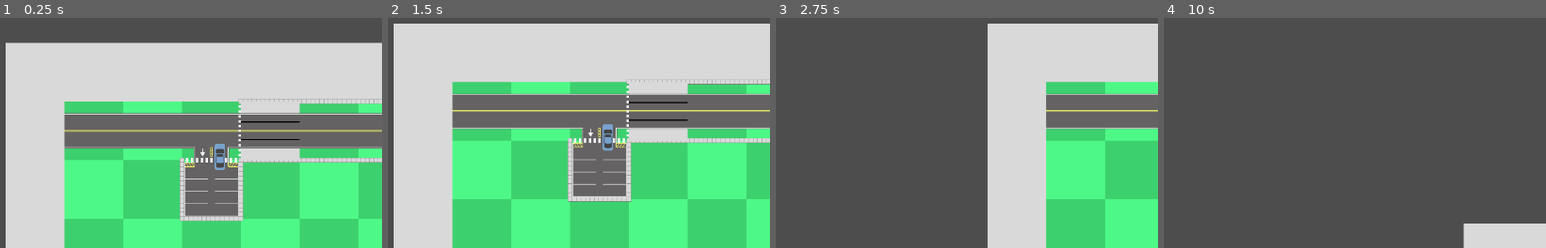
Above: before the commit, frames 1-4 (left to right).
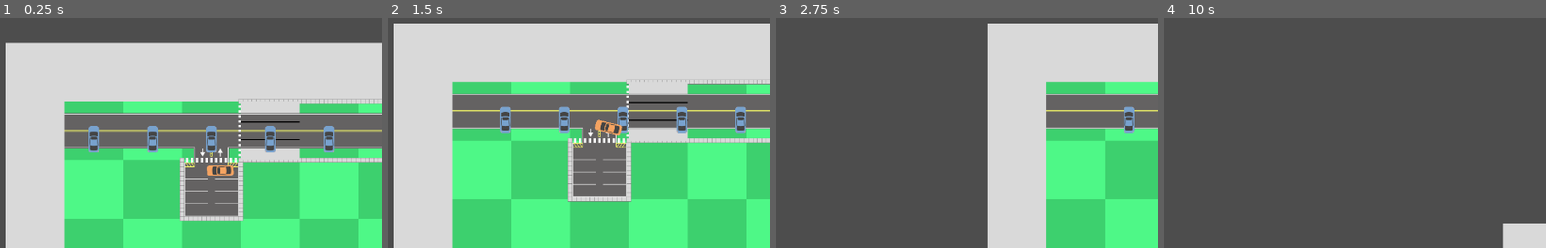
Above: after the commit, the same moments.

Repository: EricBroyles/TheCityPlannersDuelPrototype
Game: Godot game, scene res://Scenes/NavigationExperiment.tscn
The game is run twice, just before and just after one commit, with the same random seed, the same clock (stepped at 60 frames per second) and the same inputs. The project has no main scene, so this scene is started directly.
Inputs (mouse positions are in pixels of both pictures, inside the frame that each line leads up to):
- Up to frame 1 (0.25 s): no input
- Up to frame 2 (1.5 s): tap Enter at 0.5 s; move the mouse to (559, 22) at 0.52 s; tap Space at 0.6, 0.77, 1.07 s; click (559, 22) at 0.67 s; move the mouse to (outside the picture) at 1.27 s; tap S (move camera down) at 1.35 s; click (outside the picture) at 1.42 s
- Up to frame 3 (2.75 s): tap Space at 1.52, 1.55, 1.82, 2.3 s; move the mouse to (outside the picture) at 2.02 s; hold A (move camera left) from 2.03 s (still down); click (outside the picture) at 2.17 s
- Up to frame 4 (10 s): move the mouse to (outside the picture) at 2.77 s; release A (move camera left) at 2.78 s; tap D (move camera right) at 2.85 s; click (outside the picture) at 2.92 s; tap Space at 3.02, 3.05, 3.32, 3.5, 3.77, 3.8, 4.07, 4.52, 4.55, 4.82, 5.3, 5.75, 6.02, 6.05, 6.32, 6.77, 6.8, 7.07, 7.25, 7.52, 7.55, 7.82, 8.1, 9.02, 9.05, 9.32, 9.77, 9.8 s; move the mouse to (1397, 105) at 3.52 s; hold W (move camera up) 3.53-4.28 s; click (1397, 105) at 3.67 s; move the mouse to (outside the picture) at 4.27 s; tap Mouse wheel up (zoom camera in) at 4.35 s; click (outside the picture) at 4.42 s; tap Enter at 5, 6.5 s; move the mouse to (1206, 43) at 5.02 s; tap Mouse wheel down (zoom camera out) at 5.1 s; click (1206, 43) at 5.17 s; move the mouse to (outside the picture) at 5.77 s; tap R at 5.85 s; click (outside the picture) at 5.92 s; move the mouse to (1335, 22) at 6.52 s; tap T at 6.6 s; click (1335, 22) at 6.67 s; move the mouse to (outside the picture) at 7.27 s; tap Y at 7.35 s; click (outside the picture) at 7.42 s; move the mouse to (outside the picture) at 8.02 s; click (outside the picture) at 8.17 s; move the mouse to (outside the picture) at 8.77 s; tap S (move camera down) at 8.85 s; click (outside the picture) at 8.92 s; move the mouse to (1397, 105) at 9.52 s; hold A (move camera left) from 9.53 s (still down); click (1397, 105) at 9.67 s

The runs differ from the first frame. In frame 1, 2.1% of the frame differs, in the area x 23-88%, y 46-69%; in frame 2, 2.1%, in the area x 29-94%, y 38-58%; in frame 3, 0.3%; in frame 4, 1.1%.

Commit message:
got multiple cars to move around

Diff:
--- /dev/null
+++ b/Scenes/Curves/Curtain2LaneExit_RightTurn.tres
@@ -0,0 +1,7 @@
+[gd_resource type="Curve2D" format=3 uid="uid://d3wofbfjakqx1"]
+
+[resource]
+_data = {
+"points": PackedVector2Array(0, 0, 0, 0, 729, 401, 0, 0, 0, 0, 729, 363, 0, 0, 0, 0, 731, 355, 0, 0, 0, 0, 733, 348, 0, 0, 0, 0, 736.942, 342.415, 0, 0, 0, 0, 742, 338, 0, 0, 0, 0, 749, 334, 0, 0, 0, 0, 758, 332, 0, 0, 0, 0, 768, 331, 0, 0, 0, 0, 781, 330, 0, 0, 0, 0, 801, 330, 0, 0, 0, 0, 3400, 330)
+}
+point_count = 12
--- /dev/null
+++ b/Scenes/Gameboard Agents/Car.tscn
@@ -0,0 +1,26 @@
+[gd_scene load_steps=5 format=3 uid="uid://dnaf3yidb04ke"]
+
+[ext_resource type="Script" uid="uid://dqajn7sf6u1et" path="res://Scripts/Car.gd" id="1_6u3hj"]
+[ext_resource type="Texture2D" uid="uid://cg2u5jhqosdu5" path="res://Assets/Gameboard Agents/Car Blue.svg" id="2_alqdi"]
+[ext_resource type="Texture2D" uid="uid://bu8olqcie7jn3" path="res://Assets/Gameboard Agents/Car Bronze.svg" id="3_fws08"]
+
+[sub_resource type="Curve2D" id="Curve2D_8tfcp"]
+
+[node name="Car" type="Node"]
+script = ExtResource("1_6u3hj")
+
+[node name="Path" type="Path2D" parent="."]
+unique_name_in_owner = true
+curve = SubResource("Curve2D_8tfcp")
+
+[node name="Follower" type="PathFollow2D" parent="Path"]
+unique_name_in_owner = true
+
+[node name="BlueBody" type="Sprite2D" parent="Path/Follower"]
+unique_name_in_owner = true
+texture = ExtResource("2_alqdi")
+
+[node name="BronzeBody" type="Sprite2D" parent="Path/Follower"]
+unique_name_in_owner = true
+visible = false
+texture = ExtResource("3_fws08")
--- a/Scenes/NavigationExperiment.tscn
+++ b/Scenes/NavigationExperiment.tscn
@@ -15,9 +15,9 @@
 
 [sub_resource type="Curve2D" id="Curve2D_niplk"]
 _data = {
-"points": PackedVector2Array(0, 0, 0, 0, 729, 389, 0, 0, 0, 0, 729, 363, 0, 0, 0, 0, 731, 355, 0, 0, 0, 0, 733, 348, 0, 0, 0, 0, 736.942, 342.415, 0, 0, 0, 0, 742, 338, 0, 0, 0, 0, 749, 334, 0, 0, 0, 0, 758, 332, 0, 0, 0, 0, 768, 331, 0, 0, 0, 0, 781, 330, 0, 0, 0, 0, 801, 330)
+"points": PackedVector2Array(0, 0, 0, 0, 730, 436, 0, 0, 0, 0, 729, 363, 0, 0, 0, 0, 731, 355, 0, 0, 0, 0, 733, 348, 0, 0, 0, 0, 736.942, 342.415, 0, 0, 0, 0, 742, 338, 0, 0, 0, 0, 749, 334, 0, 0, 0, 0, 758, 332, 0, 0, 0, 0, 768, 331, 0, 0, 0, 0, 781, 330, 0, 0, 0, 0, 801, 330, 0, 0, 0, 0, 1000, 330, 0, 0, 0, 0, 3400, 330)
 }
-point_count = 11
+point_count = 13
 
 [node name="NavigationExperiment" type="Node2D"]
 script = ExtResource("1_cfwh3")
@@ -57,13 +57,12 @@
 texture = ExtResource("4_j53wy")
 metadata/_edit_lock_ = true
 
+[node name="Sprite2D2" type="Sprite2D" parent="Map"]
+position = Vector2(3300, 300)
+rotation = 1.5708
+texture = ExtResource("4_j53wy")
+metadata/_edit_lock_ = true
+
 [node name="RightTurn" type="Path2D" parent="."]
+unique_name_in_owner = true
 curve = SubResource("Curve2D_niplk")
-
-[node name="PathFollow2D" type="PathFollow2D" parent="RightTurn"]
-position = Vector2(729, 389)
-rotation = -1.5708
-
-[node name="Sprite2D" type="Sprite2D" parent="RightTurn/PathFollow2D"]
-rotation = 1.5708
-texture = ExtResource("1_ttbo0")
--- /dev/null
+++ b/Scripts/Car.gd
@@ -0,0 +1,55 @@
+extends Node
+class_name Car
+
+@onready var path = %Path
+@onready var follower = %Follower
+@onready var blue_body = %BlueBody
+@onready var bronze_body = %BronzeBody
+
+enum COLORS {
+	BLUE,
+	BRONZE,
+}
+
+var speed: float
+var color: int
+var curve: Curve2D
+
+static func create(the_curve: Curve2D = Curve2D.new(), the_color: int = COLORS.BLUE) -> Car:
+	var car: Car = GameComponents.CAR.instantiate()
+	car.curve = the_curve
+	car.color = the_color
+	return car
+
+func _ready() -> void:
+	set_color(color)
+	set_path(curve)
+
+func set_path(the_curve: Curve2D):
+	#dont call until ready
+	path.curve = the_curve
+
+func set_speed(spd: float):
+	speed = spd
+
+func set_color(the_color: int):
+	#dont call until ready
+	match the_color:
+		COLORS.BLUE:
+			blue_body.visible = true
+			bronze_body.visible = false
+		COLORS.BRONZE:
+			blue_body.visible = false
+			bronze_body.visible = true
+
+func get_tile_per_sec() -> float:
+	return speed / GameConstants.MILES_PER_TILE / 60 / 60
+
+func get_pixels_per_sec() -> float:
+	return  get_tile_per_sec() * GameConstants.GAMEBOARD_TILE_SIZE
+
+func get_pixels_per_tick(ticks_per_sec: float) -> float:
+	return get_pixels_per_sec() / ticks_per_sec
+
+func handle_tick(ticks_per_sec: float):
+	follower.progress += get_pixels_per_tick(ticks_per_sec)
--- a/Scripts/GameComponents.gd
+++ b/Scripts/GameComponents.gd
@@ -12,6 +12,7 @@
 const I_ZONE_TILE: PackedScene = preload("res://Scenes/Gameboard Tiles/IndZoneTile.tscn")
 
 ## Gameboard Agents
+const CAR: PackedScene = preload("res://Scenes/Gameboard Agents/Car.tscn")
 
 ## Gameboard Items
 const WALKWAY: PackedScene = preload("res://Scenes/Gameboard Items/Walkway.tscn")
--- a/Scripts/NavigationExperimentAgentController.gd
+++ b/Scripts/NavigationExperimentAgentController.gd
@@ -7,5 +7,5 @@
 
 func _ready() -> void:
 	## Setup Camera
-	var limits: Array[float] = [1000.0]
+	var limits: Array[float] = [4000.0]
 	camera.custom_camera_limits(limits)
--- a/Scripts/nav_handler_experiment.gd
+++ b/Scripts/nav_handler_experiment.gd
@@ -1,20 +1,71 @@
 extends Node
 
-@onready var path = %Path2D
-@onready var follower = %PathFollow2D
+@onready var right_turn = %RightTurn
 
 enum SIM_STATUS {
 	PAUSED,
 	ACTIVE,
 }
 
-var simulation_time: float = 0 #seconds
-
 var car_speed = 15 #mph
 
-var car_tile_per_sec: float = car_speed / GameConstants.MILES_PER_TILE / 60 / 60
-var car_pixel_per_sec: float = car_tile_per_sec * GameConstants.GAMEBOARD_TILE_SIZE
-var sim_status: int = SIM_STATUS.PAUSED
+var simulation_status: int = SIM_STATUS.PAUSED
+var simulation_ticks: int = 0
+var ticks_per_sec: int = 60
+var next_tick_progress: float = 0
+
+var lane_start: Vector2 = Vector2(300,330)
+var lane_end: Vector2 = Vector2(3300,330)
+var lane_cars: Array[Car]
+var turning_car: Car
+var all_cars: Array[Car]
+
+func _ready() -> void:
+	var lane_spot: Vector2 = lane_start
+	while lane_spot.x < lane_end.x - 200:
+		var lane_curve: Curve2D = Curve2D.new()
+		lane_curve.add_point(lane_spot)
+		lane_curve.add_point(lane_end)
+		var car: Car = Car.create(lane_curve)
+		car.set_speed(car_speed)
+		lane_cars.append(car)
+
+		lane_spot.x += 200
+
+	for lane_car in lane_cars:
+		add_child(lane_car)
+
+	turning_car = Car.create(right_turn.curve, Car.COLORS.BRONZE)
+	turning_car.set_speed(car_speed)
+	add_child(turning_car)
+
+	for car in lane_cars:
+		all_cars.append(car)
+	all_cars.append(turning_car)
+
+
+
+func _input(event: InputEvent) -> void:
+	if event is InputEventKey and event.pressed and event.keycode == KEY_SPACE:
+		if simulation_status == SIM_STATUS.PAUSED: simulation_status = SIM_STATUS.ACTIVE
+		else: simulation_status = SIM_STATUS.PAUSED
+
+func _process(delta: float) -> void:
+	if simulation_status == SIM_STATUS.ACTIVE:
+		next_tick_progress += delta * ticks_per_sec
+		if next_tick_progress < 1: return
+		next_tick_progress = 0
+		simulation_ticks += 1
+		## DO THE TICKS ACTIONS
+
+		for car in all_cars:
+			car.handle_tick(ticks_per_sec)
+
+
+		#follower.progress += car_pixel_per_sec * delta
+
+
+
 
 #need system to concatentate a path. of various speeds, turns, stopping point, pause points, etc. deactivate collision points
 #how to get cars to merge onto the same raod via merge or turing, how to get cars to change lanes.
@@ -27,16 +78,13 @@
 #just do a check to see if the lanes you are crossing and entering are occupied.
 #oncumming traffic that is inturupted by turning traffic should stop until clear.
 
-func _ready() -> void:
-	print( path.curve.get_baked_length())
-
-
-func _input(event: InputEvent) -> void:
-	if event is InputEventKey and event.pressed and event.keycode == KEY_SPACE:
-		if sim_status == SIM_STATUS.PAUSED: sim_status = SIM_STATUS.ACTIVE
-		else: sim_status = SIM_STATUS.PAUSED
-
-func _process(delta: float) -> void:
-	if sim_status == SIM_STATUS.ACTIVE:
-		follower.progress += car_pixel_per_sec * delta
-	pass
+##TODO
+#create car in the parking lot ready to turn right.
+#create up to 16 cars at the lane spot
+#assign the appropriate path to each car
+#on space bar pressed. activate the simulation. for each car tell them to attempt to procede on its path
+#each car needs to check that its forward path is not interesecting with the forward path of any other cars
+	# be sure to use the circle with some radius to check collisions along its path
+#each car also needs to check its occupied path (just the point the car is currently at)
+#use a 3 second rule for straight lines and a 5 second rule for turing. When somthing enters that 3 second rule begin to slow down by 50%, if in 1 second come to a stop
+#how to handle simulation tick speed... I want to be able to speed up the simulatuion at will, pause at will
--- a/project.godot
+++ b/project.godot
@@ -11,7 +11,7 @@
 [application]
 
 config/name="TheCityPlannersDuelPrototype"
-config/features=PackedStringArray("4.4", "Mobile")
+config/features=PackedStringArray("4.3", "Mobile")
 
 [autoload]
 
Not shown, added: Scripts/Car.gd.uid
